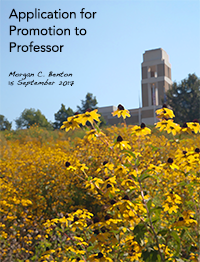
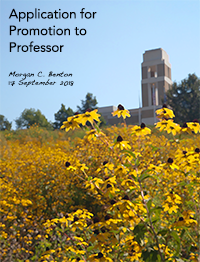
Comparing the layer stacks of the two (200, 262) images. Changes:
renamed "Morgan C. Benton 15 September 2017" to "Morgan C. Benton 17 September 2018", painted on it over [10, 79, 74, 87]
